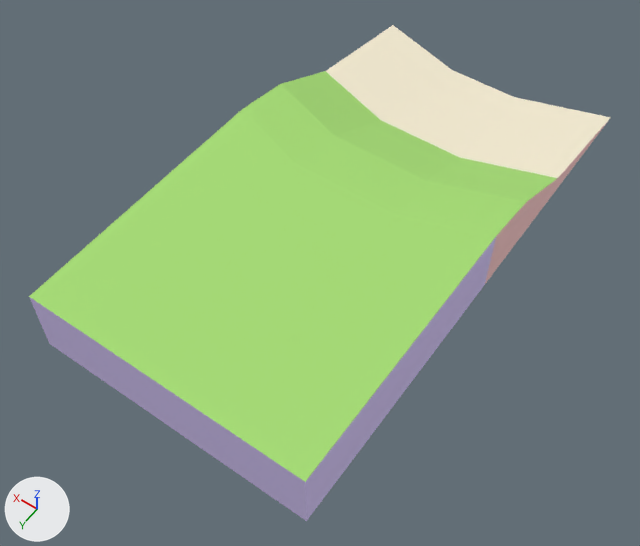
The glTF model atoms/Path_Terrain_Deformed_Straight_Concave_1x2.glb: old version first, new version second.
Before and after are seen from a 50 mm camera at (-109.0, 226.0, 234.0) aimed at (-1.0, 75.0, -4.0). Every picture has the same lights, and +X, +Y and +Z are marked at lower left. The first picture is the older version. Where no turn or scale is listed for an object, it has been applied to the vertices. Vertices at exactly the same position are counted once.

Objects in the first picture: 'Path_Terrain_Deformed_Straight_Concave_1x2'.
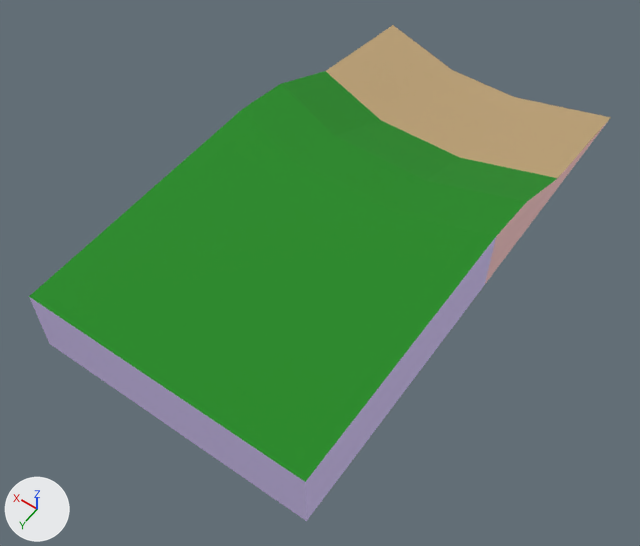
Where the change shows, as pixel boxes (x1, y1, x2, y2) in the pictures (640 x 546 px):
'Path_Terrain_Deformed_Straight_Concave_1x2', surface changed (darker)
    both: (29, 25, 611, 485)
part 1 of me_object24, surface changed (darker)
    both: (29, 25, 611, 482)

What changed in the scene script:
```text
Add img_colormap:
    img_colormap = load_image('colormap', '../textures/colormap.png', 512, 512, 'sRGB')
Change mat_grass:
    remove mat_grass.base_color = (0.388, 0.729, 0.18)  # green #a7de76
    add mat_grass.texture = img_colormap
Change mat_dirt:
    remove mat_dirt.base_color = (0.918, 0.843, 0.651)  # pale yellow #f6edd3
    add mat_dirt.texture = img_colormap
Change me_object24:
    where me_object24.from_pydata(...)  # 22 vertices, 40 faces; spans x -50.0..50.0, y -50.0..150.0, z 0.0..25.0
    used by ob_path_terrain_deformed_straight_concave_1x2; location = (0.0, 0.0, 0.0)
    me_object24 part 1: texture (UV) coordinates of 22 of 40 faces, centred in x -40.0..40.0, y -30.0..120.0, z 3.0..25.0, changed; they spanned u 0.0..1.0, v 0.0..1.0 and now span u 0.28..0.91, v 0.75..1.0
```
